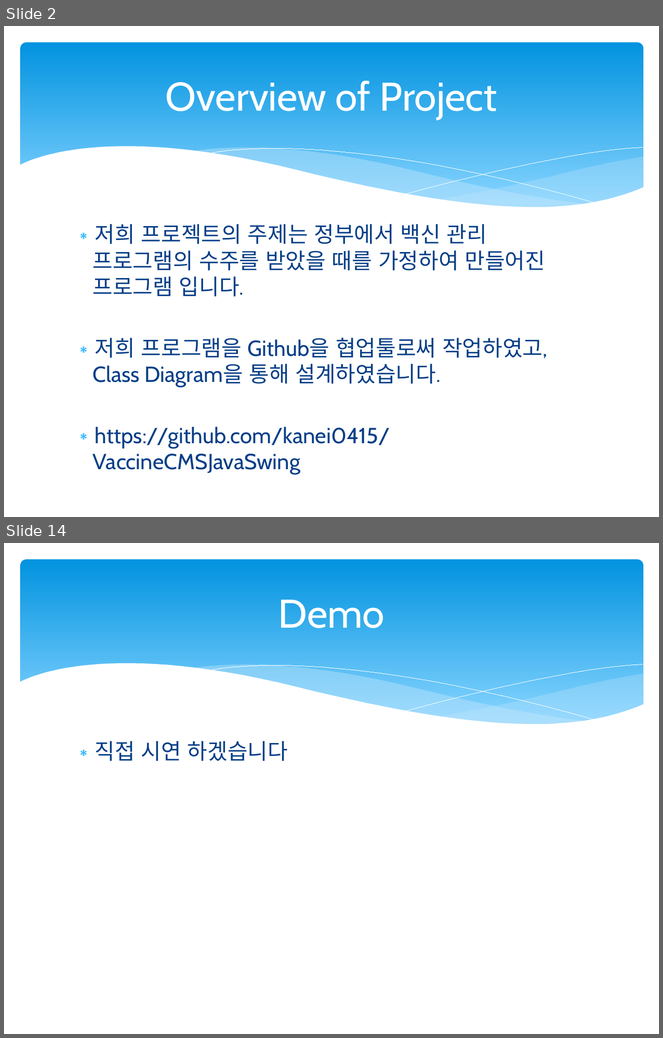
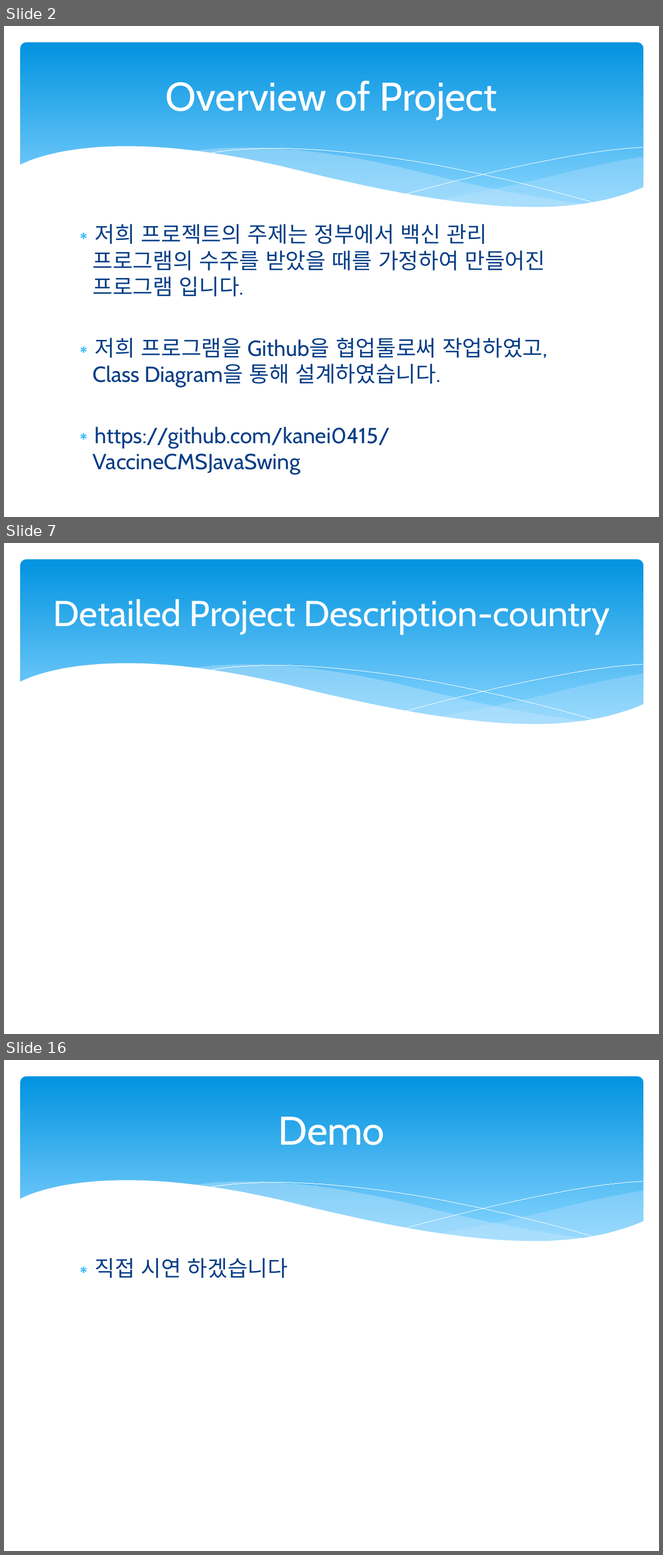
Before and after one commit to hankn01/VaccineCMSJavaSwing, a slide deck: team1Presentation.pptx. Shown one above the other, each under a label of ours: slides 2 and 14 before the commit, slides 2, 7 and 16 after it; the slides between them are not shown. The pictures are 663x1038 and 663x1555 pixels, drawn with LibreOffice and Linux fonts; fonts in the diff are those of the drawing. Boxes give left, top, right and bottom in pixels: in the first picture for what was removed or moved away, otherwise in the second. Text is boxed around its words. In the diff, an @@ line names an element or a change of style, - is before the commit and + after.

```diff
--- a/team1Presentation.pptx
+++ b/team1Presentation.pptx
@@ slide 7 added at (4,543,659,1034), background #FFFFFF; not listed: 6 template elements that a slide beside it also shows @@
@@ title added at (53,599,610,635), 39.6 pt, text #FFFFFF @@
+Detailed Project Description-country
@@ what was slide 14 is now slide 16 @@
```
Also in this commit, not shown: 11 slides changed, 1 other slide added.
